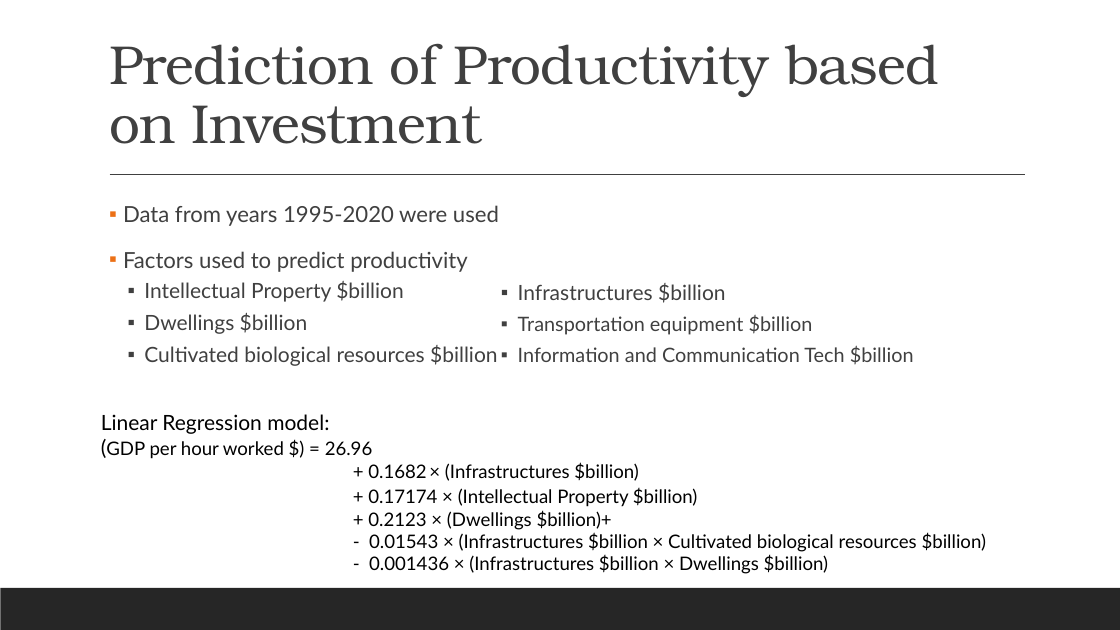
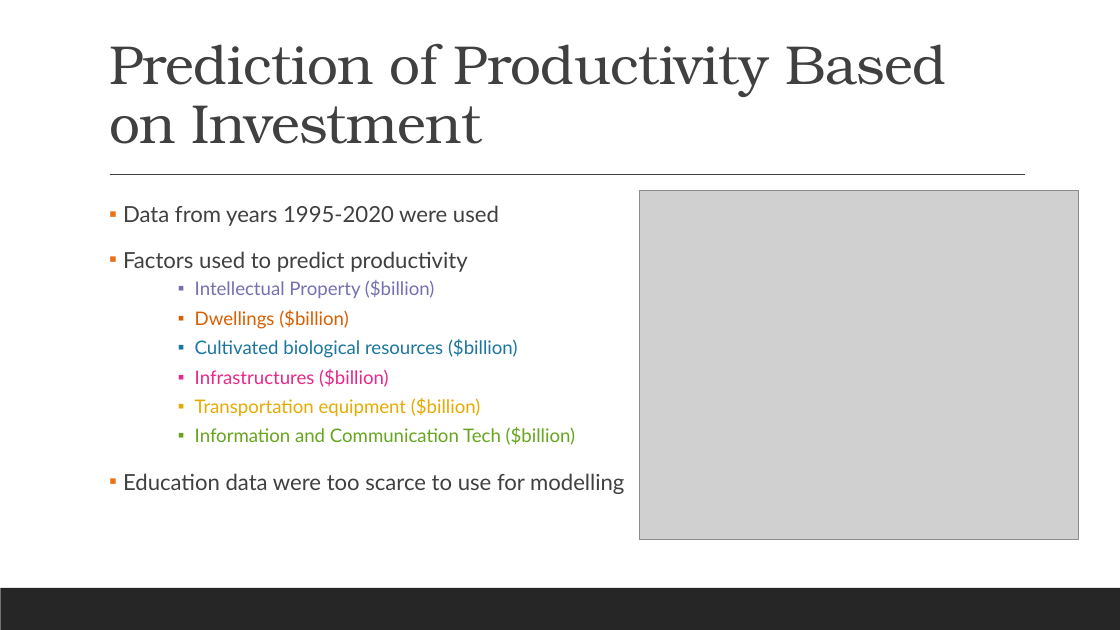
Before and after one commit to JohnHios/final_project, a slide deck: slide 8 of deloitte_investment_project/outputs/Deloitte_Investment_Project_JohnHios.pptx (slide 9 before the commit). Drawn at 1120x630 pixels with LibreOffice and Linux fonts; fonts in the diff are those of the drawing; grey boxes stand for pictures. Boxes give left, top, right and bottom in pixels: in the first picture for what was removed or moved away, otherwise in the second. Text is boxed around its words. In the diff, an @@ line names an element or a change of style, - is before the commit and + after.

```diff
--- a/deloitte_investment_project/outputs/Deloitte_Investment_Project_JohnHios.pptx
+++ b/deloitte_investment_project/outputs/Deloitte_Investment_Project_JohnHios.pptx
@@ title at bbox=[109, 43, 946, 144]: text changed @@
-Prediction of Productivity based on Investment
+Prediction of Productivity Based on Investment
@@ picture added at bbox=[640, 190, 1079, 539] @@
@@ text at bbox=[123, 280, 624, 494]: text changed; size 18 to 16 pt @@
-  ▪ Intellectual Property $billion
-  ▪ Dwellings $billion
-  ▪ Cultivated biological resources $billion
+        ▪ Intellectual Property ($billion)
+        ▪ Dwellings ($billion)
+        ▪ Cultivated biological resources ($billion)
+        ▪ Infrastructures ($billion)
+        ▪ Transportation equipment ($billion)
+        ▪ Information and Communication Tech ($billion)
+▪ Education data were too scarce to use for modelling
@@ text removed at bbox=[518, 283, 914, 364] @@
-  ▪ Infrastructures $billion
-  ▪ Transportation equipment $billion
-  ▪ Information and Communication Tech $billion
@@ text removed at bbox=[101, 414, 986, 574] @@
-Linear Regression model:
-(GDP per hour worked $) = 26.96
-+ 0.1682 × (Infrastructures $billion)
-+ 0.17174 × (Intellectual Property $billion)
-+ 0.2123 × (Dwellings $billion)+
-- 0.01543 × (Infrastructures $billion × Cultivated biological resources $billion)
-- 0.001436 × (Infrastructures $billion × Dwellings $billion)
```
Also in this commit, not shown: 6 other slides changed, 2 slides added, 9 slides removed.
